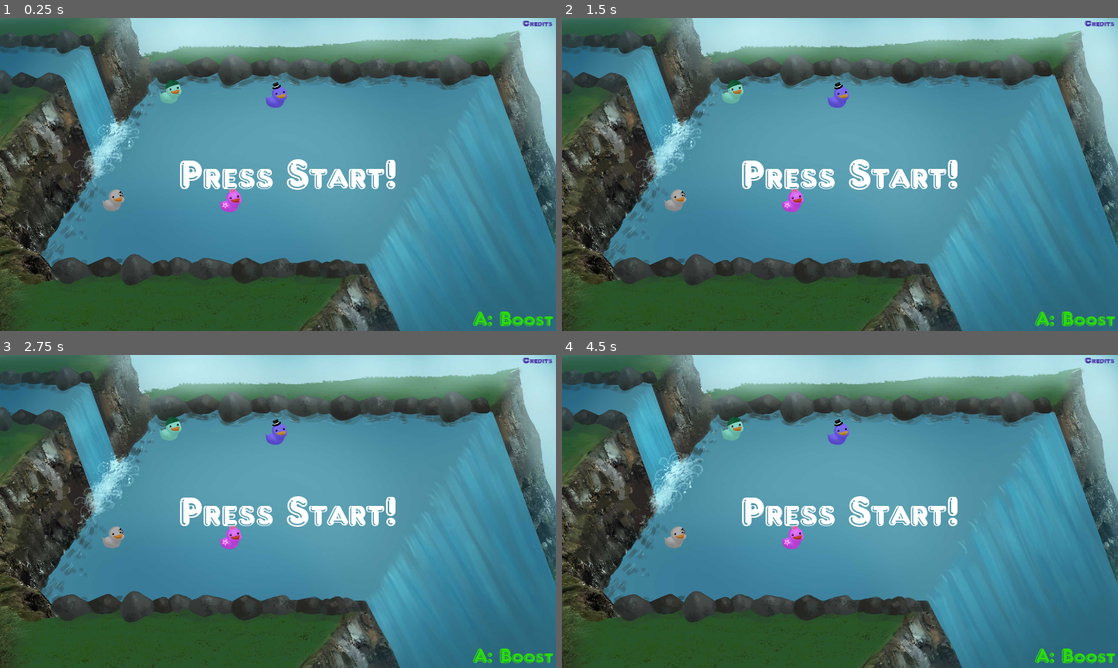
Above: before the commit, frames 1-4 (two rows, left to right).
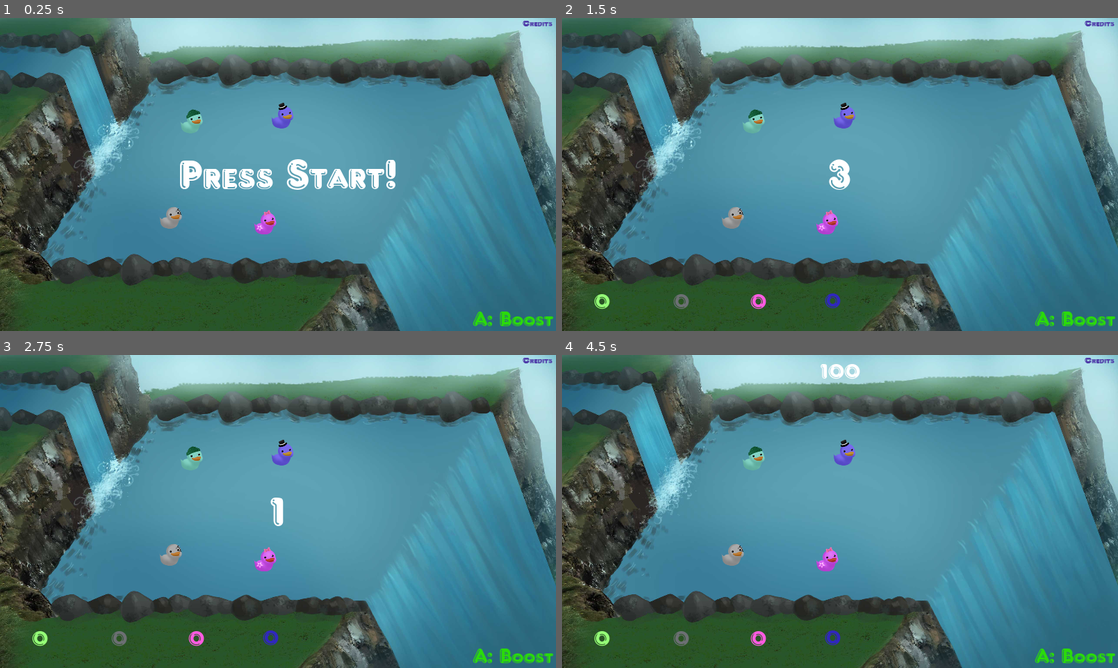
Above: after the commit, the same moments.

Repository: TeamAwesomeTOJam/ducks
Game: Godot game, scene res://Game.tscn
The game is run twice, just before and just after one commit, with the same random seed, the same clock (stepped at 60 frames per second) and the same inputs.
Inputs:
- Up to frame 1 (0.25 s): no input
- Up to frame 2 (1.5 s): tap Enter (p0duck) at 0.5, 0.6, 1.25, 1.35 s
- Up to frame 3 (2.75 s): tap Enter (p0duck) at 2, 2.1 s
- Up to frame 4 (4.5 s): tap Enter (p0duck) at 2.75, 2.85, 3.5, 3.6, 4.25, 4.35 s

The runs differ from the first frame. In frame 1, 1.5% of the frame differs, in the area x 18-53%, y 19-70%; in frame 2, 3.8%; in frame 3, 3.7%; in frame 4, 4.3%, in the area x 5-72%, y 2-94%.

Commit message:
keyboard controls

Diff:
--- a/Game.gd
+++ b/Game.gd
@@ -132,7 +132,7 @@
 
     if state == STATE.idle:
         for i in range(0, 3):
-            if Input.is_joy_button_pressed(i, JOY_START):
+            if Input.is_joy_button_pressed(i, JOY_START) or Input.is_action_pressed('start'):
                 pre_game()
 
 #    if Input.is_action_just_pressed('p0duck'):
--- a/Game.tscn
+++ b/Game.tscn
@@ -66,35 +66,35 @@
 
 frames = SubResource( 1 )
 animation = "loop"
-frame = 2
+frame = 4
 playing = true
 offset = Vector2( 1280, 720 )
 _sections_unfolded = [ "Z Index" ]
 
 [node name="Player0" parent="." index="1" instance=ExtResource( 2 )]
 
-position = Vector2( 782.234, 364.195 )
+position = Vector2( 879.867, 500.881 )
 _sections_unfolded = [ "Collision", "Linear", "Transform", "Z Index" ]
 BOOST_FACTOR = 6.0
 Splash = ExtResource( 10 )
 
 [node name="Player1" parent="." index="2" instance=ExtResource( 2 )]
 
-position = Vector2( 518.883, 859.082 )
+position = Vector2( 783.887, 939.978 )
 PLAYER_NUMBER = 1
 BOOST_FACTOR = 6.0
 Splash = ExtResource( 10 )
 
 [node name="Player2" parent="." index="3" instance=ExtResource( 2 )]
 
-position = Vector2( 1059.79, 863.864 )
+position = Vector2( 1218.79, 967.076 )
 PLAYER_NUMBER = 2
 BOOST_FACTOR = 6.0
 Splash = ExtResource( 10 )
 
 [node name="Player3" parent="." index="4" instance=ExtResource( 2 )]
 
-position = Vector2( 1270.39, 383.995 )
+position = Vector2( 1298.29, 478.838 )
 PLAYER_NUMBER = 3
 BOOST_FACTOR = 6.0
 Splash = ExtResource( 10 )
--- a/project.godot
+++ b/project.godot
@@ -44,9 +44,39 @@
  ]
 p1duck=[ Object(InputEventKey,"resource_local_to_scene":false,"resource_name":"","device":0,"alt":false,"shift":false,"control":false,"meta":false,"command":false,"pressed":false,"scancode":92,"unicode":0,"echo":false,"script":null)
  ]
-p0boost=[ Object(InputEventJoypadButton,"resource_local_to_scene":false,"resource_name":"","device":0,"button_index":0,"pressure":0.0,"pressed":false,"script":null)
+p0boost=[ Object(InputEventKey,"resource_local_to_scene":false,"resource_name":"","device":0,"alt":false,"shift":false,"control":false,"meta":false,"command":false,"pressed":false,"scancode":16777238,"unicode":0,"echo":false,"script":null)
  ]
 quit=[ Object(InputEventKey,"resource_local_to_scene":false,"resource_name":"","device":0,"alt":false,"shift":false,"control":false,"meta":false,"command":false,"pressed":false,"scancode":16777217,"unicode":0,"echo":false,"script":null)
+ ]
+p2up=[ Object(InputEventKey,"resource_local_to_scene":false,"resource_name":"","device":0,"alt":false,"shift":false,"control":false,"meta":false,"command":false,"pressed":false,"scancode":73,"unicode":0,"echo":false,"script":null)
+ ]
+p2left=[ Object(InputEventKey,"resource_local_to_scene":false,"resource_name":"","device":0,"alt":false,"shift":false,"control":false,"meta":false,"command":false,"pressed":false,"scancode":74,"unicode":0,"echo":false,"script":null)
+ ]
+p2right=[ Object(InputEventKey,"resource_local_to_scene":false,"resource_name":"","device":0,"alt":false,"shift":false,"control":false,"meta":false,"command":false,"pressed":false,"scancode":76,"unicode":0,"echo":false,"script":null)
+ ]
+p2down=[ Object(InputEventKey,"resource_local_to_scene":false,"resource_name":"","device":0,"alt":false,"shift":false,"control":false,"meta":false,"command":false,"pressed":false,"scancode":75,"unicode":0,"echo":false,"script":null)
+ ]
+p3up=[ Object(InputEventKey,"resource_local_to_scene":false,"resource_name":"","device":0,"alt":false,"shift":false,"control":false,"meta":false,"command":false,"pressed":false,"scancode":16777358,"unicode":0,"echo":false,"script":null)
+ ]
+p3left=[ Object(InputEventKey,"resource_local_to_scene":false,"resource_name":"","device":0,"alt":false,"shift":false,"control":false,"meta":false,"command":false,"pressed":false,"scancode":16777354,"unicode":0,"echo":false,"script":null)
+ ]
+p3right=[ Object(InputEventKey,"resource_local_to_scene":false,"resource_name":"","device":0,"alt":false,"shift":false,"control":false,"meta":false,"command":false,"pressed":false,"scancode":16777356,"unicode":0,"echo":false,"script":null)
+ ]
+p3down=[ Object(InputEventKey,"resource_local_to_scene":false,"resource_name":"","device":0,"alt":false,"shift":false,"control":false,"meta":false,"command":false,"pressed":false,"scancode":16777355,"unicode":0,"echo":false,"script":null)
+ ]
+start=[ Object(InputEventKey,"resource_local_to_scene":false,"resource_name":"","device":0,"alt":false,"shift":false,"control":false,"meta":false,"command":false,"pressed":false,"scancode":16777221,"unicode":0,"echo":false,"script":null)
+ ]
+p1boost=[ Object(InputEventKey,"resource_local_to_scene":false,"resource_name":"","device":0,"alt":false,"shift":false,"control":false,"meta":false,"command":false,"pressed":false,"scancode":81,"unicode":0,"echo":false,"script":null)
+, Object(InputEventKey,"resource_local_to_scene":false,"resource_name":"","device":0,"alt":false,"shift":false,"control":false,"meta":false,"command":false,"pressed":false,"scancode":69,"unicode":0,"echo":false,"script":null)
+, Object(InputEventKey,"resource_local_to_scene":false,"resource_name":"","device":0,"alt":false,"shift":false,"control":false,"meta":false,"command":false,"pressed":false,"scancode":16777237,"unicode":0,"echo":false,"script":null)
+ ]
+p2boost=[ Object(InputEventKey,"resource_local_to_scene":false,"resource_name":"","device":0,"alt":false,"shift":false,"control":false,"meta":false,"command":false,"pressed":false,"scancode":85,"unicode":0,"echo":false,"script":null)
+, Object(InputEventKey,"resource_local_to_scene":false,"resource_name":"","device":0,"alt":false,"shift":false,"control":false,"meta":false,"command":false,"pressed":false,"scancode":79,"unicode":0,"echo":false,"script":null)
+, Object(InputEventKey,"resource_local_to_scene":false,"resource_name":"","device":0,"alt":false,"shift":false,"control":false,"meta":false,"command":false,"pressed":false,"scancode":32,"unicode":0,"echo":false,"script":null)
+ ]
+p3boost=[ Object(InputEventKey,"resource_local_to_scene":false,"resource_name":"","device":0,"alt":false,"shift":false,"control":false,"meta":false,"command":false,"pressed":false,"scancode":16777350,"unicode":0,"echo":false,"script":null)
+, Object(InputEventKey,"resource_local_to_scene":false,"resource_name":"","device":0,"alt":false,"shift":false,"control":false,"meta":false,"command":false,"pressed":false,"scancode":16777357,"unicode":0,"echo":false,"script":null)
+, Object(InputEventKey,"resource_local_to_scene":false,"resource_name":"","device":0,"alt":false,"shift":false,"control":false,"meta":false,"command":false,"pressed":false,"scancode":16777359,"unicode":0,"echo":false,"script":null)
  ]
 
 [physics]
